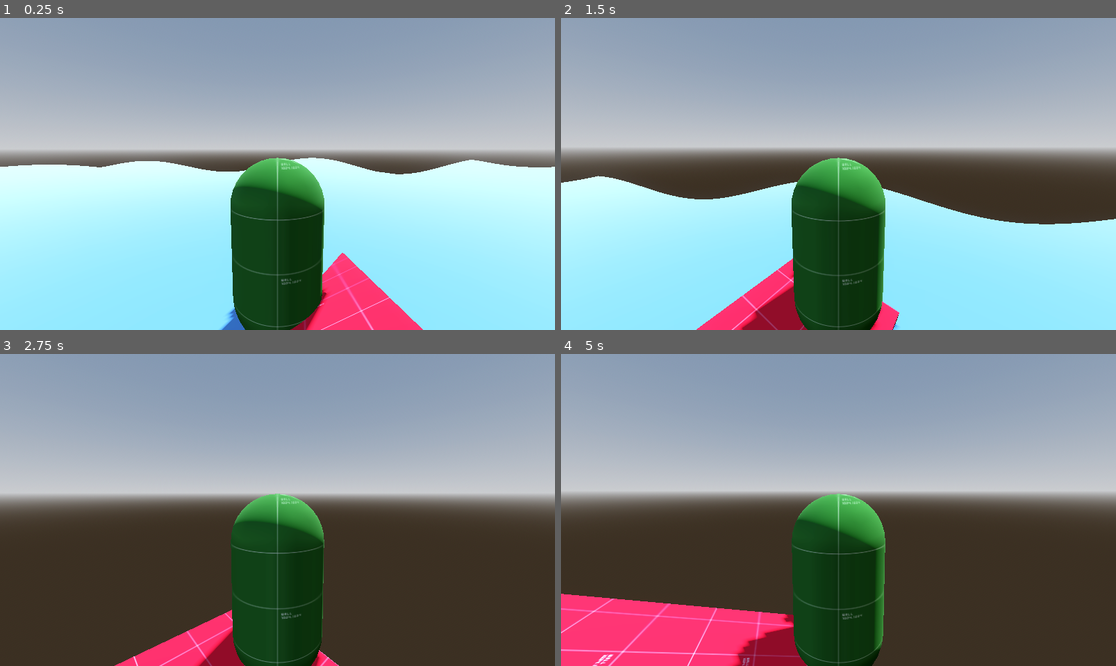
Above: before the commit, frames 1-4 (two rows, left to right).
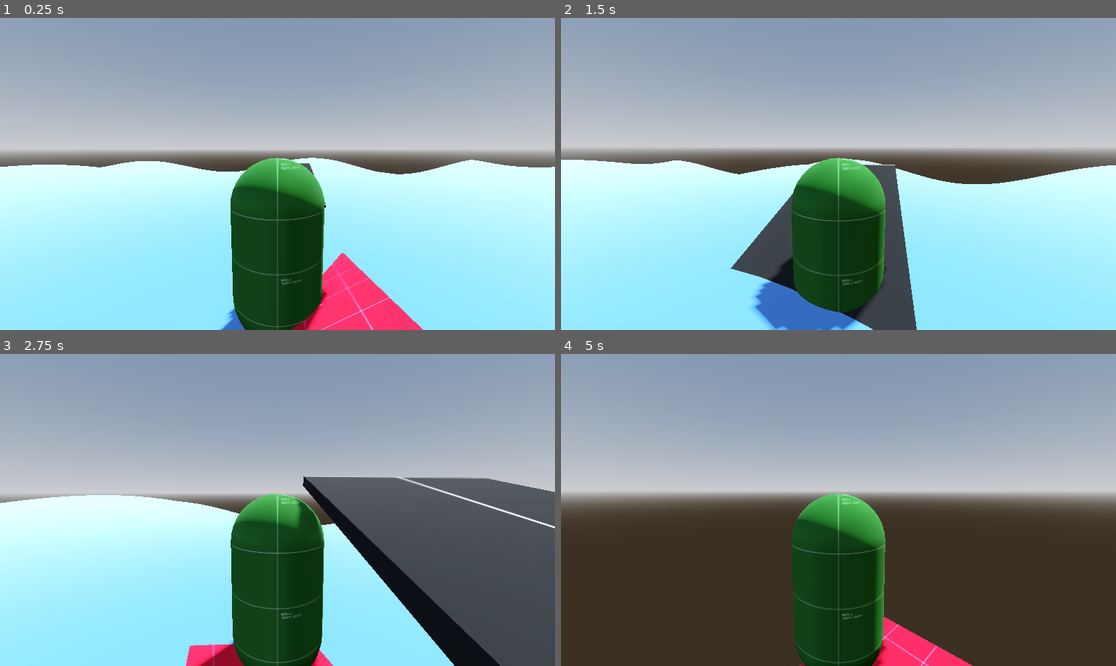
Above: after the commit, the same moments.

Repository: Zainap16/GigaChad
Game: Godot game, scene res://Scenes/main_game_scene.tscn
Two runs of this game, one before a commit and one after it. Both use one fixed random seed, a clock stepped at 60 frames per second and the inputs below.
Inputs (mouse positions are in pixels of both pictures, inside the frame that each line leads up to):
- Up to frame 1 (0.25 s): no input
- Up to frame 2 (1.5 s): move the mouse to (866, 174) at 0.52 s; hold W (forward) from 0.53 s (still down); move the mouse to (810, 174) at 1.27 s
- Up to frame 3 (2.75 s): keep holding W (forward); move the mouse to (288, 503) at 2.02 s
- Up to frame 4 (5 s): keep holding W (forward); move the mouse to (832, 516) at 2.77 s; move the mouse to (877, 513) at 3.52 s; move the mouse to (794, 506) at 4.27 s

The runs differ from the first frame. In frame 1, less than 0.1% of the frame differs, in the area x 53-59%, y 46-61%; in frame 2, 15%; in frame 3, 47%, in the area x 0-100%, y 39-100%; in frame 4, 9.7%.

Commit message:
added ramp with speed < and > fail message, next is overspeed/sinking

Diff:
--- a/Scenes/main_game_scene.tscn
+++ b/Scenes/main_game_scene.tscn
@@ -5,6 +5,7 @@
 [ext_resource type="Texture2D" uid="uid://cal8rp5nuh81n" path="res://Assets/GreyboxTextures/greybox_dark_grid.png" id="2_wb2by"]
 [ext_resource type="PackedScene" uid="uid://dktx27v5b6ck6" path="res://Scenes/sea_scene.tscn" id="3_wb2by"]
 [ext_resource type="PackedScene" uid="uid://duamnfufibm1s" path="res://Scenes/surfboard.tscn" id="5_t40n3"]
+[ext_resource type="PackedScene" uid="uid://b01e8sf5nddih" path="res://Scenes/ramp.tscn" id="6_udhrh"]
 
 [sub_resource type="ProceduralSkyMaterial" id="ProceduralSkyMaterial_bkcmx"]
 sky_horizon_color = Color(0.66224277, 0.6717428, 0.6867428, 1)
@@ -65,6 +66,7 @@
 [node name="Surfboard" parent="." unique_id=499914239 node_paths=PackedStringArray("player") instance=ExtResource("5_t40n3")]
 transform = Transform3D(0.9999619, 0, 0.008726535, 0, 1, 0, -0.008726535, 0, 0.9999619, 0, 0, 0)
 collision_layer = 4
+collision_mask = 17
 can_sleep = false
 player = NodePath("../Player")
 steering_torque = 2.0
@@ -72,3 +74,6 @@
 
 [node name="PlayerAnchor" type="Marker3D" parent="Surfboard" unique_id=231458562]
 transform = Transform3D(1, 0, 0, 0, 1, 0, 0, 0, 1, 0, 0.8, 0)
+
+[node name="Ramp" parent="." unique_id=62801989 instance=ExtResource("6_udhrh")]
+transform = Transform3D(1, 0, 0, 0, 0.9611462, -0.27604, 0, 0.27604, 0.9611462, 0, 0.69997644, -6.528872)
--- /dev/null
+++ b/Scenes/ramp.tscn
@@ -0,0 +1,45 @@
+[gd_scene format=3 uid="uid://b01e8sf5nddih"]
+
+[ext_resource type="Script" uid="uid://bacqdhup486bv" path="res://Scripts/ramp.gd" id="1_tkx18"]
+[ext_resource type="Texture2D" uid="uid://cal8rp5nuh81n" path="res://Assets/GreyboxTextures/greybox_dark_grid.png" id="1_uuaxm"]
+[ext_resource type="Texture2D" uid="uid://b8ijb10qqb37k" path="res://Assets/GreyboxTextures/greybox_grey_grid.png" id="2_tkx18"]
+
+[sub_resource type="StandardMaterial3D" id="StandardMaterial3D_bgx8x"]
+albedo_texture = ExtResource("1_uuaxm")
+
+[sub_resource type="BoxMesh" id="BoxMesh_ejdup"]
+size = Vector3(2, 0.1, 4)
+
+[sub_resource type="StandardMaterial3D" id="StandardMaterial3D_ded2n"]
+albedo_texture = ExtResource("2_tkx18")
+uv1_triplanar = true
+
+[sub_resource type="BoxShape3D" id="BoxShape3D_f6jyy"]
+size = Vector3(2, 0.1, 4)
+
+[sub_resource type="BoxShape3D" id="BoxShape3D_uuaxm"]
+size = Vector3(2.6582031, 0.55371094, 0.8720703)
+
+[node name="Ramp" type="StaticBody3D" unique_id=62801989]
+collision_layer = 16
+collision_mask = 4
+script = ExtResource("1_tkx18")
+
+[node name="MeshInstance3D" type="MeshInstance3D" parent="." unique_id=273144408]
+material_override = SubResource("StandardMaterial3D_bgx8x")
+mesh = SubResource("BoxMesh_ejdup")
+surface_material_override/0 = SubResource("StandardMaterial3D_ded2n")
+
+[node name="CollisionShape3D" type="CollisionShape3D" parent="." unique_id=829851298]
+shape = SubResource("BoxShape3D_f6jyy")
+
+[node name="RampTrigger" type="Area3D" parent="." unique_id=495118898]
+collision_layer = 16
+collision_mask = 4
+
+[node name="CollisionShape3D" type="CollisionShape3D" parent="RampTrigger" unique_id=266259984]
+transform = Transform3D(1, 0, 0, 0, 1, 0, 0, 0, 1, 0, 0, 1.8005981)
+shape = SubResource("BoxShape3D_uuaxm")
+
+[connection signal="body_entered" from="RampTrigger" to="." method="_on_ramp_trigger_body_entered"]
+[connection signal="body_exited" from="RampTrigger" to="." method="_on_ramp_trigger_body_exited"]
--- /dev/null
+++ b/Scripts/ramp.gd
@@ -0,0 +1,46 @@
+extends StaticBody3D
+
+@export var minimum_speed := 8.0
+
+func check_surfboard(board: RigidBody3D) -> void:
+
+	var speed := Vector3(
+		board.linear_velocity.x,
+		0.0,
+		board.linear_velocity.z
+	).length()
+
+	if speed < minimum_speed:
+		fail_ramp(board)
+	else:
+		clear_ramp(board)
+
+func clear_ramp(board):
+	print("Success")
+
+func fail_ramp(board):
+	print("fail")
+	pass
+func _on_ramp_trigger_body_entered(body: Node3D) -> void:
+	if not body is RigidBody3D:
+		return
+
+	var board := body as RigidBody3D
+
+	var horizontal_velocity := Vector3(
+		board.linear_velocity.x,
+		0.0,
+		board.linear_velocity.z
+	)
+
+	var speed := horizontal_velocity.length()
+
+	if speed >= minimum_speed:
+		print("CLEAR RAMP! Speed: ", speed)
+	else:
+		print("TOO SLOW! Speed: ", speed)
+	print(board)
+
+
+func _on_ramp_trigger_body_exited(body: Node3D) -> void:
+	pass # Replace with function body.
--- a/project.godot
+++ b/project.godot
@@ -48,6 +48,7 @@
 3d_physics/layer_2="player"
 3d_physics/layer_3="surfboard"
 3d_physics/layer_4="sharks"
+3d_physics/layer_5="ramps"
 
 [physics]
 
Not shown, added: Scripts/ramp.gd.uid
